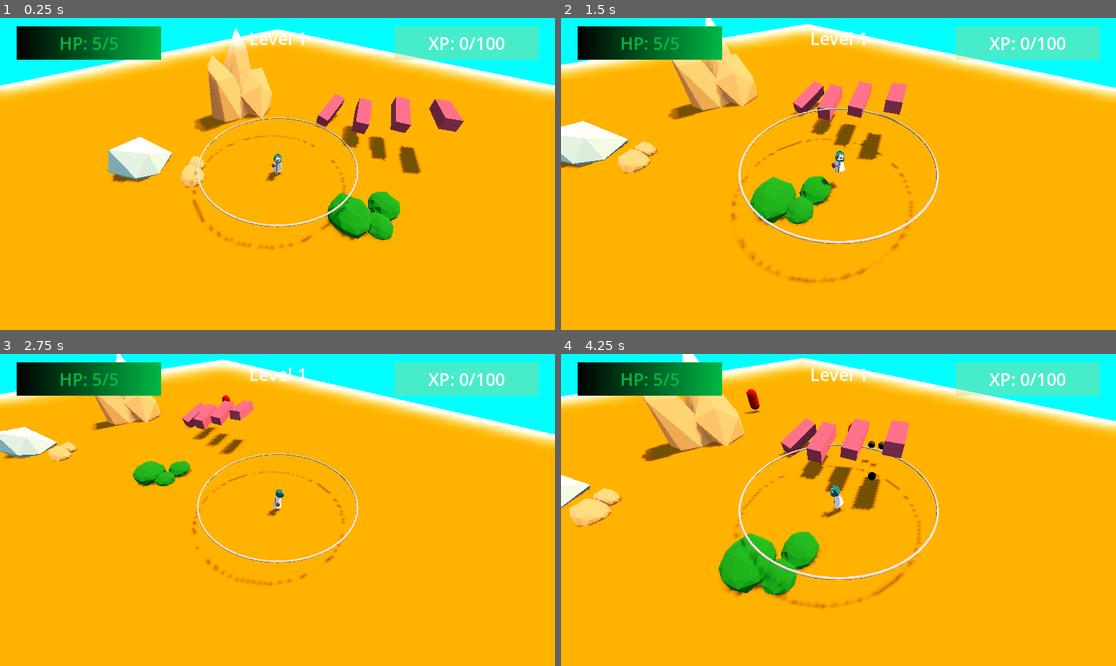
Above: before the commit, frames 1-4 (two rows, left to right).
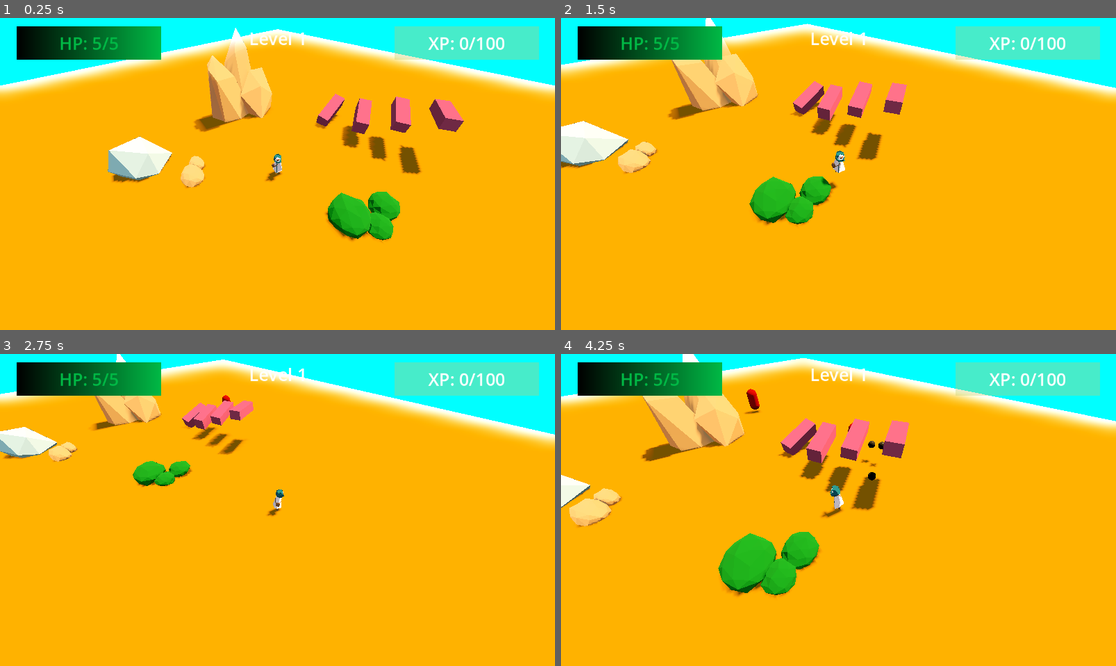
Above: after the commit, the same moments.

Repository: DeepRestGames/EcoDungeon
Game: Godot game, scene res://scenes/PrototypeScene_Weapons_01.tscn
The game is run twice, just before and just after one commit, with the same random seed, the same clock (stepped at 60 frames per second) and the same inputs. A sky picture missing from this copy of the repository is replaced by a grey-blue gradient.
Inputs (mouse positions are in pixels of both pictures, inside the frame that each line leads up to):
- Up to frame 1 (0.25 s): no input
- Up to frame 2 (1.5 s): tap Enter at 0.5 s; move the mouse to (960, 158) at 0.52 s; hold D (move_right) 0.53-1.28 s; tap Space (spacebar) at 0.6 s; move the mouse to (727, 189) at 1.27 s; hold S (move_down) from 1.28 s (still down); tap Mouse wheel up (zoom_in) at 1.35 s
- Up to frame 3 (2.75 s): move the mouse to (333, 441) at 2.02 s; release S (move_down) at 2.03 s; hold D (move_right) from 2.03 s (still down); hold Mouse wheel down (zoom_out) from 2.03 s (still down)
- Up to frame 4 (4.25 s): move the mouse to (810, 572) at 2.77 s; release D (move_right) at 2.78 s; release Mouse wheel down (zoom_out) at 2.78 s; hold W (move_up) 2.78-3.53 s; tap Space (spacebar) at 2.85 s; move the mouse to (1005, 556) at 3.52 s; hold A (move_left) from 3.53 s (still down); hold Mouse wheel up (zoom_in) from 3.53 s (still down)

The runs differ from the first frame. In frame 1, 0.7% of the frame differs, in the area x 34-65%, y 31-75%; in frame 2, 1.1%; in frame 3, 0.7%; in frame 4, 1.1%, in the area x 31-69%, y 28-82%.

Commit message:
Enemies drop (1) xp

Diff:
--- a/scenes/PrototypeScene_Weapons_01.tscn
+++ b/scenes/PrototypeScene_Weapons_01.tscn
@@ -155,13 +155,13 @@
 [node name="Xps" type="Node" parent="."]
 
 [node name="XpPickup" parent="Xps" instance=ExtResource("8_dgl7l")]
-transform = Transform3D(1, 0, 0, 0, 1, 0, 0, 0, 1, 0, 1.5966, 3.931)
+transform = Transform3D(1, 0, 0, 0, 1, 0, 0, 0, 1, 0, 1.5966, 7.931)
 
 [node name="XpPickup2" parent="Xps" instance=ExtResource("8_dgl7l")]
-transform = Transform3D(1, 0, 0, 0, 1, 0, 0, 0, 1, 1.20215, 1.5966, 3.931)
+transform = Transform3D(1, 0, 0, 0, 1, 0, 0, 0, 1, 1.20215, 1.5966, 9.931)
 
 [node name="XpPickup3" parent="Xps" instance=ExtResource("8_dgl7l")]
-transform = Transform3D(1, 0, 0, 0, 1, 0, 0, 0, 1, 0, 1.5966, 4.52971)
+transform = Transform3D(1, 0, 0, 0, 1, 0, 0, 0, 1, 0, 1.5966, 9.52971)
 
 [node name="XpPickup4" parent="Xps" instance=ExtResource("8_dgl7l")]
 transform = Transform3D(1, 0, 0, 0, 1, 0, 0, 0, 1, 1.56137, 1.5966, 5.18745)
--- a/scenes/objects/XpPickup.tscn
+++ b/scenes/objects/XpPickup.tscn
@@ -32,11 +32,11 @@
 collision_mask = 2
 script = ExtResource("1_2ajwi")
 
-[node name="PickupAreaCollider" type="CollisionShape3D" parent="."]
+[node name="XpCollider" type="CollisionShape3D" parent="."]
 transform = Transform3D(1, 0, 0, 0, -4.37114e-08, 1, 0, -1, -4.37114e-08, 0, 0, 0)
 shape = SubResource("CylinderShape3D_rh6kl")
 
-[node name="DebugArea" type="MeshInstance3D" parent="."]
+[node name="XpMesh" type="MeshInstance3D" parent="."]
 transform = Transform3D(1, 0, 0, 0, -4.37114e-08, 1, 0, -1, -4.37114e-08, 0, 0, 0)
 mesh = SubResource("CylinderMesh_fmdr5")
 surface_material_override/0 = SubResource("ShaderMaterial_4pkx5")
--- a/scenes/player/Player.tscn
+++ b/scenes/player/Player.tscn
@@ -391,8 +391,9 @@
 transform = Transform3D(1, 0, 0, 0, 1, 0, 0, 0, 1, 0, 1.5, 0)
 shape = SubResource("CylinderShape3D_ccplv")
 
-[node name="MeshInstance3D" type="MeshInstance3D" parent="PlayerExperience/PickupArea"]
+[node name="DebugPickupArea" type="MeshInstance3D" parent="PlayerExperience/PickupArea"]
 transform = Transform3D(1, 0, 0, 0, 1, 0, 0, 0, 1, 0, 1.5, 0)
+visible = false
 mesh = SubResource("TorusMesh_k731w")
 
 [node name="BulletOrigin" type="Node3D" parent="."]
@@ -431,7 +432,7 @@
 bones/3/rest = Transform3D(1, 0, 0, 0, 1, 0, 0, 0, 1, 0, 1.78706, 0)
 bones/3/enabled = true
 bones/3/position = Vector3(0, 1.78706, 0)
-bones/3/rotation = Quaternion(-0.0233096, 0.00618563, 0.00935459, 0.999665)
+bones/3/rotation = Quaternion(-0.0135458, 0.00497986, 0.00753109, 0.999868)
 bones/3/scale = Vector3(1, 1, 1)
 bones/4/name = "upperleg.L"
 bones/4/parent = 0
--- a/scripts/enemy/EnemyBase.gd
+++ b/scripts/enemy/EnemyBase.gd
@@ -12,6 +12,7 @@
 @export var SPEED: float = 3.0
 
 @onready var damage_number_3d_template = preload("res://scenes/weapons/DamageNumber3D.tscn")
+@onready var xp_shard_template = preload("res://scenes/objects/XpPickup.tscn")
 # Combat variables
 @export var max_hp: int = 5
 var current_hp: int = max_hp:
@@ -54,4 +55,10 @@
 	damage_floating_label.set_values_and_animate(str(damage), pos, dmg_label_height, dmg_label_spread)
 
 func _death():
+	print("LEET")
+	var dropped_shard = xp_shard_template.instantiate()
+	var pos = global_position
+	var level_root =  get_tree().get_root()
+	level_root.add_child(dropped_shard, true)
+	dropped_shard.set_values(pos)
 	queue_free()
--- a/scripts/objects/XpPickup.gd
+++ b/scripts/objects/XpPickup.gd
@@ -11,3 +11,6 @@
 	if body.name == "Player":
 		body.player_experience.current_xp += XP_GRANTED
 		queue_free()
+
+func set_values(start_pos: Vector3) -> void:
+	global_position = start_pos
